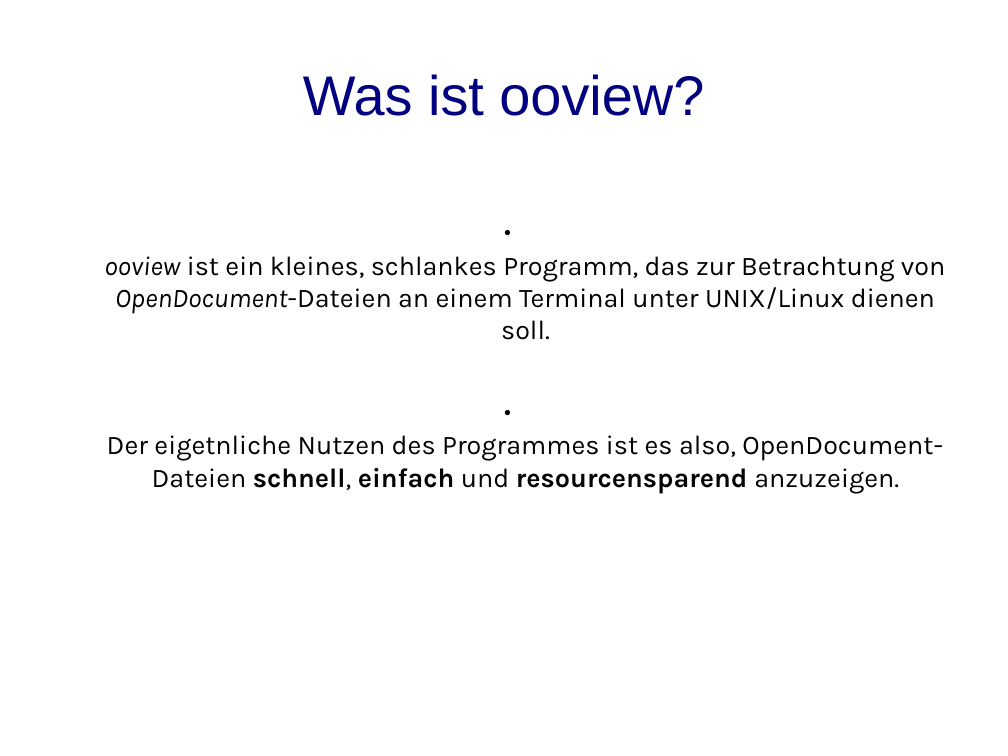
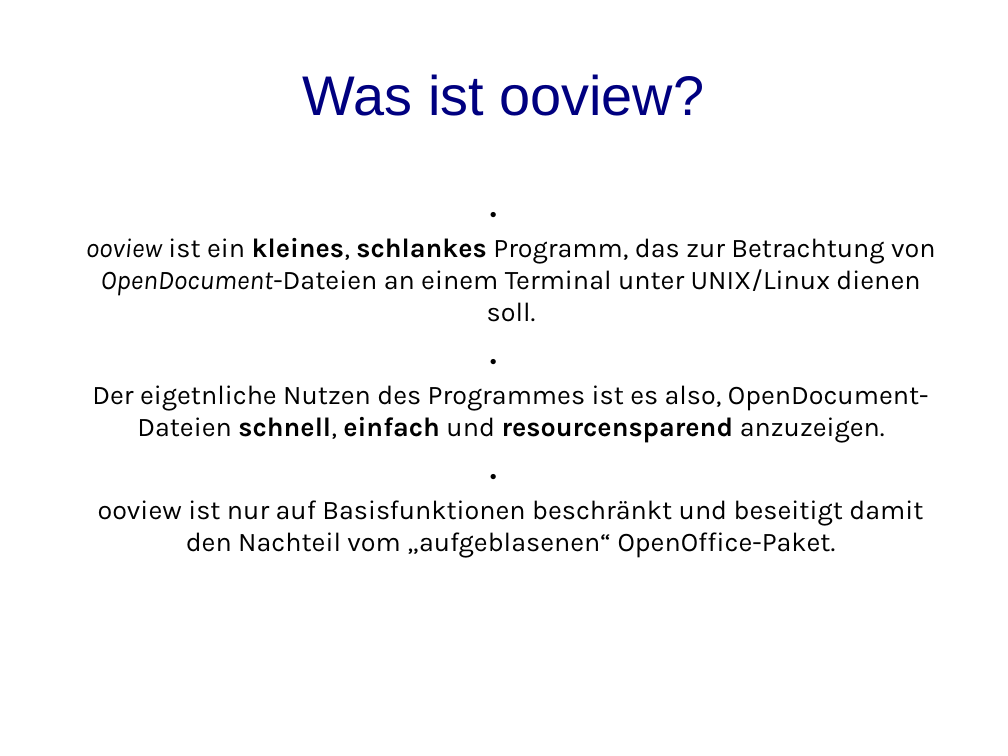
Before and after one commit to BackupTheBerlios/ooview-svn, a slide deck: slide 2 of trunk/docs/presentation.odp. Drawn at 1008x756 pixels with LibreOffice and Linux fonts; fonts in the diff are those of the drawing. Boxes give left, top, right and bottom in pixels: in the first picture for what was removed or moved away, otherwise in the second. Text is boxed around its words. In the diff, an @@ line names an element or a change of style, - is before the commit and + after.

```diff
--- a/trunk/docs/presentation.odp
+++ b/trunk/docs/presentation.odp
@@ text "ooview ist ein kleines, schlankes ...": place and size @@
-text "ooview ist ein kleines, schlankes ..." at (104, 256, 945, 493)
+text "ooview ist ein kleines, schlankes ..." at (86, 238, 935, 558)
@@ text at (86, 238, 935, 322): bold on in "kleines, schlankes" @@
@@ text at (98, 500, 923, 558): paragraph added @@
+● ooview ist nur auf Basisfunktionen beschränkt und beseitigt damit den Nachteil vom „aufgeblasenen“ OpenOffice-Paket.
```
Also in this commit, not shown: 1 slide added.
